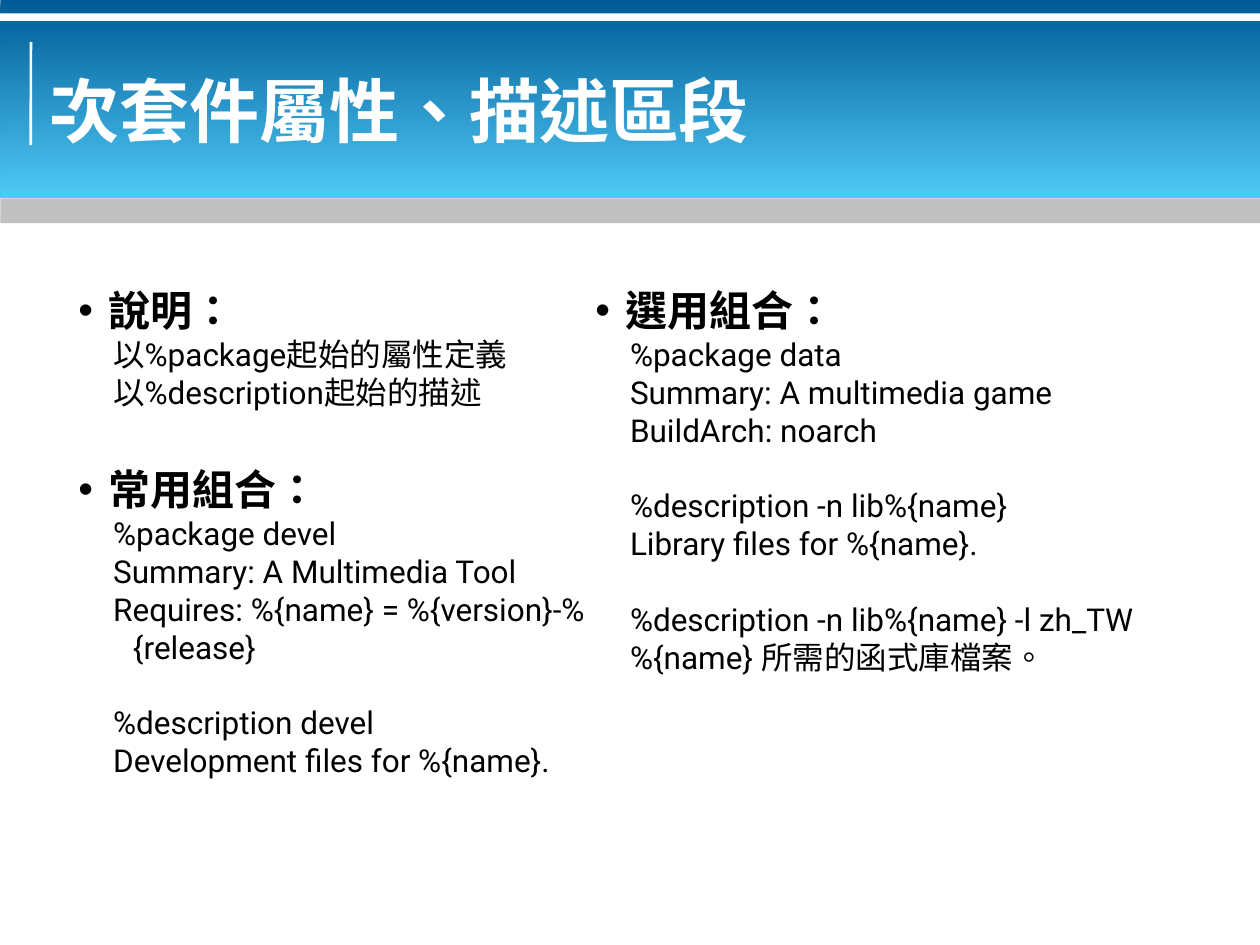
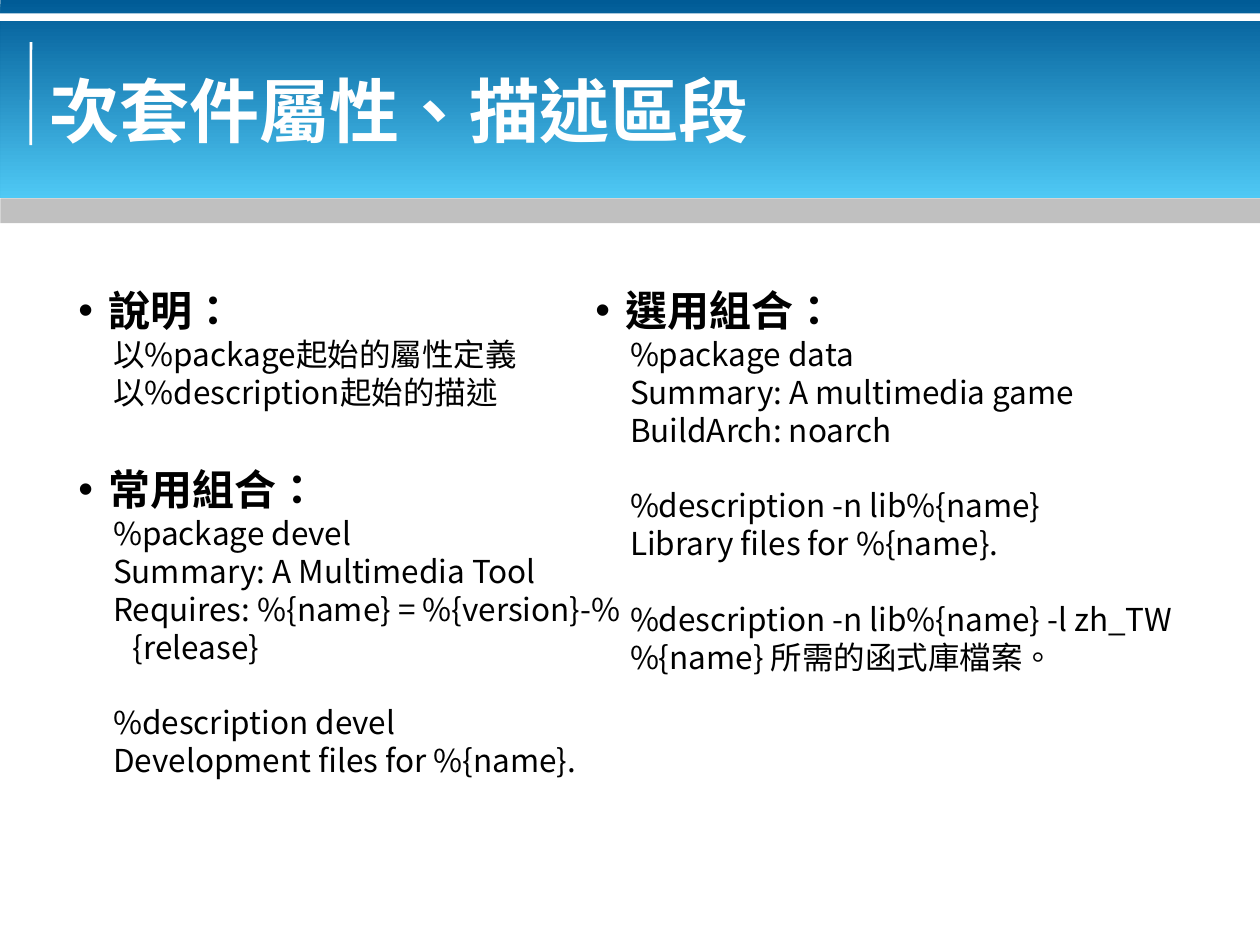
Before and after one commit to bluebat/.presentations, a slide deck: slide 26 of rpm-packaging.odp. Drawn at 1260x945 pixels with LibreOffice and Linux fonts; fonts in the diff are those of the drawing; background and template pictures are left out. Boxes give left, top, right and bottom in pixels: in the first picture for what was removed or moved away, otherwise in the second. Text is boxed around its words. In the diff, an @@ line names an element or a change of style, - is before the commit and + after.

```diff
--- a/rpm-packaging.odp
+++ b/rpm-packaging.odp
@@ text "說明：" at (x1=108, y1=290, x2=621, y2=780): font Roboto to Noto Sans CJK SC @@
@@ text "選用組合：" at (x1=625, y1=290, x2=1172, y2=675): font Roboto to Noto Sans CJK SC @@
```
Also in this commit, not shown: 44 other slides changed, 1 other file.
